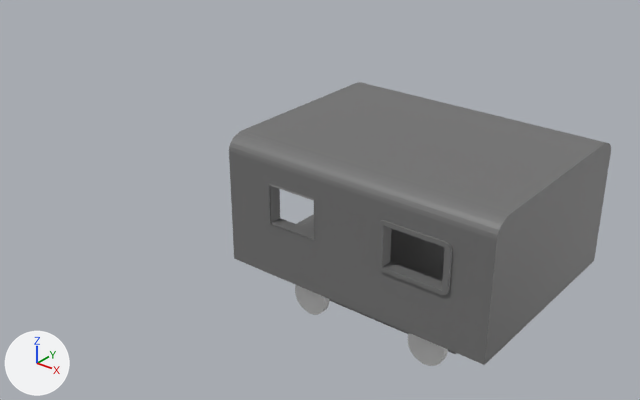
A saved change to the Blender file ArtisticAssets/Train.blend.
Before and after are seen from a 50 mm camera at (9.97, -16.12, 10.69) aimed at (-3.14, 0.26, 0.54). The axes (+X, +Y, +Z) are drawn at lower left. The lights are the same throughout. The picture after the commit comes second.

Names of what the first picture shows: 'Body', 'BodyWall', 'WallWindows', 'Wheel', 'Wheel.001', 'Window', 'Window2'.
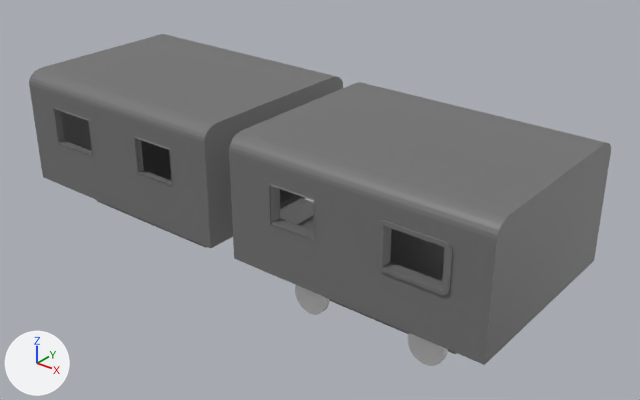
Where the change shows, as pixel boxes (x1, y1, x2, y2) in the pictures (640 x 400 px):
'WallWindows.001', added: after (29, 50, 280, 248)
'BodyWall.001', added: after (106, 34, 343, 141)
'Body.001', added (mostly hidden): after (97, 141, 305, 248)
'Cube', added: after (280, 198, 314, 224)

The change in detail:
Picture 'TrainTexture.png.001' (img_traintexture_png_001) is new.
Material 'Material.001' (mat_material_001) is new.
Its texture is img_traintexture_png_001.
Mesh me_cube_008 is new.
It is a box spanning x -1.0..1.0, y -1.0..1.0, z -1.0..1.0.
Mesh me_cube_007 is new.
It has 120 vertices, 108 faces and spans x -9.6..9.6, y -5.3..5.3, z -2.2..0.1.
It uses material mat_material_001 (picture img_traintexture_png_001).
Mesh me_cube_006 is new.
It has 146 vertices, 130 faces and spans x -9.6..9.6, y -5.3..0.0, z 0.0..8.8.
It uses material mat_material_001 (picture img_traintexture_png_001).
Mesh me_cube_005 is new.
It has 314 vertices, 335 faces and spans x -3.44..3.44, y -1.93..0.0, z -0.02..3.18.
It uses material mat_material_001 (picture img_traintexture_png_001).
Object 'Cube' (ob_cube) is new; it shows me_cube_008.
Its location is (-3.86, -0.09, -0.06).
Its scale is (0.46, 1.0, 0.0458).
Object 'Body.001' (ob_body_001) is new; it shows me_cube_007.
Its location is (-7.69, 0.0, 0.0).
Its rotation in degrees is (0, 0, 180).
Its scale is (0.36, 0.506, 0.36).
Object 'BodyWall.001' (ob_bodywall_001) is new; it shows me_cube_006.
Its location is (-7.69, 0.0, 0.0).
Its rotation in degrees is (0, 0, 180).
Its scale is (-0.36, 0.502, 0.36).
Object 'WallWindows.001' (ob_wallwindows_001) is new; it shows me_cube_005.
Its location is (-7.69, 0.0, 0.0).
Its scale is (-1.0, 1.41, 1.0).
